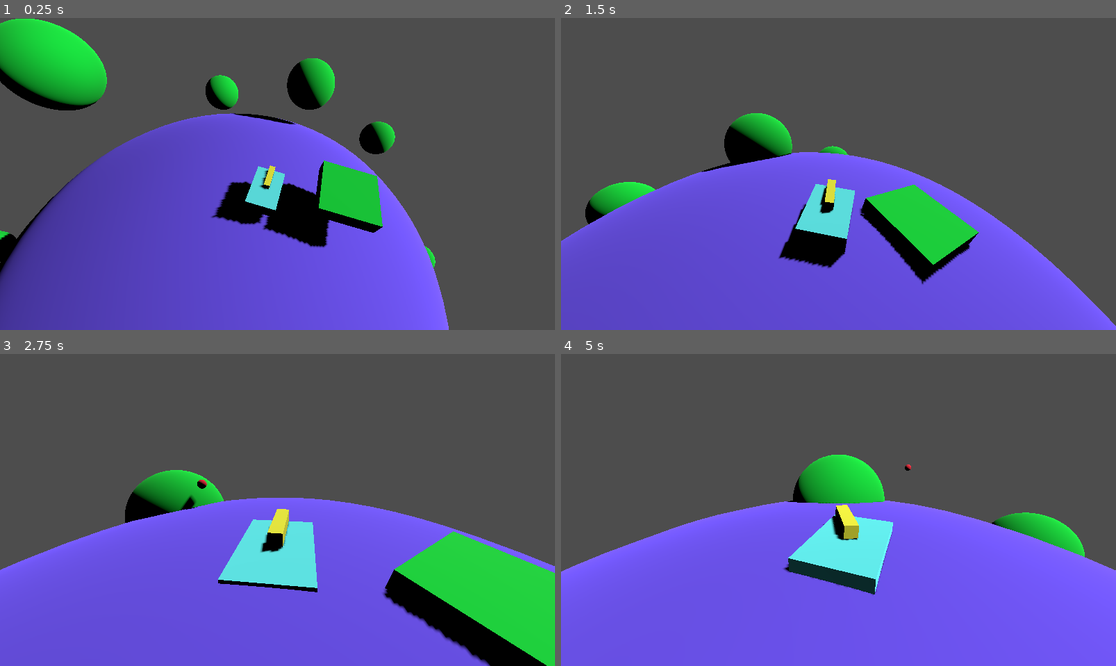
Above: before the commit, frames 1-4 (two rows, left to right).
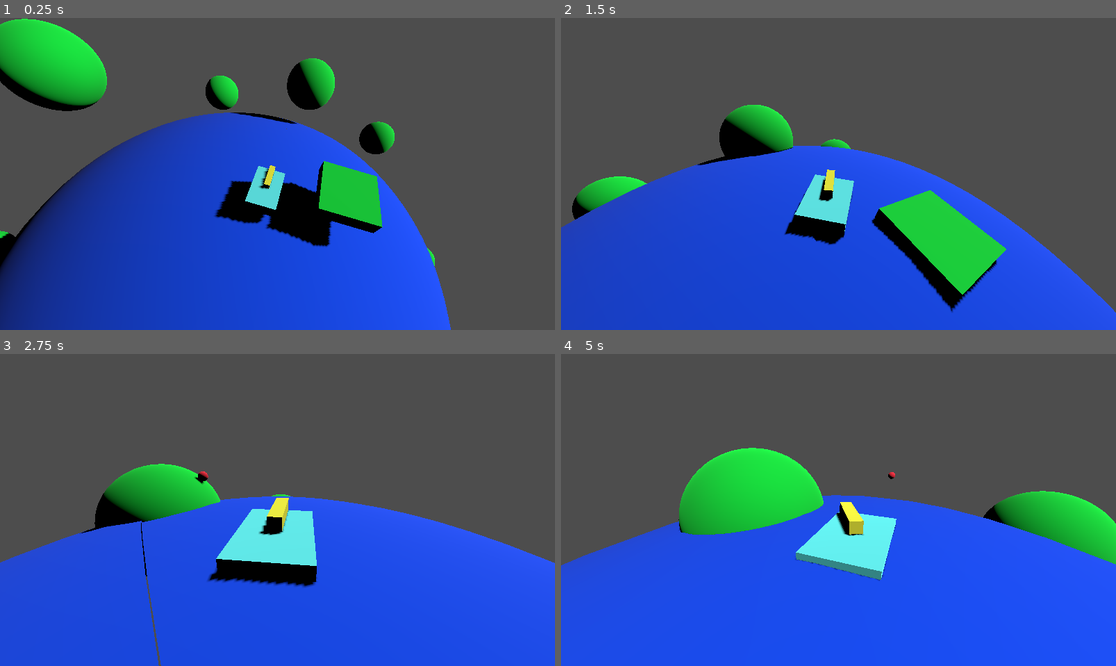
Above: after the commit, the same moments.

Repository: hhhhhhhh1233/BrokenBoat
Game: Godot game, scene res://Scenes/world.tscn
Two runs of this game, one before a commit and one after it. Both use one fixed random seed, a clock stepped at 60 frames per second and the inputs below.
Inputs:
- Up to frame 1 (0.25 s): no input
- Up to frame 2 (1.5 s): hold D (turn_right) 0.53-1.28 s; hold W (action) 0.53-1.28 s; hold A (turn_left) from 1.28 s (still down); tap R (swap) at 1.35 s
- Up to frame 3 (2.75 s): release A (turn_left) at 2.03 s; hold D (turn_right) from 2.03 s (still down); hold W (action) from 2.03 s (still down)
- Up to frame 4 (5 s): release W (action) at 2.78 s; tap R (swap) at 2.85, 4.35 s; release D (turn_right) at 3.53 s; hold W (action) 3.53-4.28 s; hold A (turn_left) from 3.53 s (still down)

The runs differ from the first frame. In frame 1, 39% of the frame differs, in the area x 0-82%, y 0-100%; in frame 2, 43%; in frame 3, 47%; in frame 4, 53%, in the area x 0-100%, y 30-100%.

Commit message:
Tweaked the boat and added a simple water shader

Diff:
--- a/Scenes/boat.tscn
+++ b/Scenes/boat.tscn
@@ -1,6 +1,7 @@
-[gd_scene load_steps=7 format=3 uid="uid://clqi06tcqv00"]
+[gd_scene load_steps=8 format=3 uid="uid://clqi06tcqv00"]
 
 [ext_resource type="Script" path="res://Scripts/Boat.gd" id="1_7w2cb"]
+[ext_resource type="PackedScene" uid="uid://dtlicthdq7c3l" path="res://Scenes/buoy_manager_component.tscn" id="2_0ex3f"]
 
 [sub_resource type="BoxShape3D" id="BoxShape3D_qheah"]
 size = Vector3(2, 1, 3)
@@ -22,8 +23,6 @@
 linear_damp = 1.0
 angular_damp = 1.0
 script = ExtResource("1_7w2cb")
-floatingPower = 150
-speed = 100
 
 [node name="CollisionShape3D" type="CollisionShape3D" parent="."]
 shape = SubResource("BoxShape3D_qheah")
@@ -31,20 +30,6 @@
 [node name="MeshInstance3D" type="MeshInstance3D" parent="."]
 mesh = SubResource("BoxMesh_lx8q8")
 surface_material_override/0 = SubResource("StandardMaterial3D_aoi60")
-
-[node name="Buoys" type="Node3D" parent="."]
-
-[node name="FrontLeftBuoy" type="Node3D" parent="Buoys"]
-transform = Transform3D(1, 0, 0, 0, 1, 0, 0, 0, 1, 1, 0, 1.5)
-
-[node name="FrontRightBuoy" type="Node3D" parent="Buoys"]
-transform = Transform3D(1, 0, 0, 0, 1, 0, 0, 0, 1, -1, 0, 1.5)
-
-[node name="BackLeftBuoy" type="Node3D" parent="Buoys"]
-transform = Transform3D(1, 0, 0, 0, 1, 0, 0, 0, 1, 1, 0, -1.5)
-
-[node name="BackRightBuoy" type="Node3D" parent="Buoys"]
-transform = Transform3D(1, 0, 0, 0, 1, 0, 0, 0, 1, -1, 0, -1.5)
 
 [node name="Cannon" type="Node3D" parent="."]
 transform = Transform3D(1, 0, 0, 0, 1, 0, 0, 0, 1, 0, 1, 0)
@@ -59,3 +44,24 @@
 
 [node name="CameraTarget" type="Node3D" parent="Cannon"]
 transform = Transform3D(-1, -1.73063e-15, -8.74228e-08, -3.06118e-08, 0.936691, 0.350158, 8.18881e-08, 0.350158, -0.936691, 0, 2.05252, -4.6124)
+
+[node name="BuoyManagerComponent" parent="." node_paths=PackedStringArray("rigidBody", "buoys") instance=ExtResource("2_0ex3f")]
+rigidBody = NodePath("..")
+buoys = [NodePath("Node3D"), NodePath("Node3D2"), NodePath("Node3D3"), NodePath("Node3D4")]
+gravityStrength = 90.0
+floatingStrength = 350.0
+airAngularDamp = 1.0
+waterLinearDamp = 1.0
+waterAngularDamp = 1.0
+
+[node name="Node3D" type="Node3D" parent="BuoyManagerComponent"]
+transform = Transform3D(1, 0, 0, 0, 1, 0, 0, 0, 1, 1, 0, 1.5)
+
+[node name="Node3D2" type="Node3D" parent="BuoyManagerComponent"]
+transform = Transform3D(1, 0, 0, 0, 1, 0, 0, 0, 1, 1, 0, -1.5)
+
+[node name="Node3D3" type="Node3D" parent="BuoyManagerComponent"]
+transform = Transform3D(1, 0, 0, 0, 1, 0, 0, 0, 1, -1, 0, -1.5)
+
+[node name="Node3D4" type="Node3D" parent="BuoyManagerComponent"]
+transform = Transform3D(1, 0, 0, 0, 1, 0, 0, 0, 1, -1, 0, 1.5)
--- a/Scenes/world.tscn
+++ b/Scenes/world.tscn
@@ -1,15 +1,23 @@
-[gd_scene load_steps=11 format=3 uid="uid://ctqjn8vw0rrtv"]
+[gd_scene load_steps=14 format=3 uid="uid://ctqjn8vw0rrtv"]
 
 [ext_resource type="Script" path="res://Scripts/PlayerCamera.gd" id="1_sifjy"]
 [ext_resource type="PackedScene" uid="uid://dtlicthdq7c3l" path="res://Scenes/buoy_manager_component.tscn" id="2_5v8jn"]
+[ext_resource type="Shader" path="res://water.gdshader" id="2_cedjs"]
 [ext_resource type="PackedScene" uid="uid://clqi06tcqv00" path="res://Scenes/boat.tscn" id="3_6vajj"]
 
 [sub_resource type="SphereMesh" id="SphereMesh_ngjam"]
 radius = 30.0
 height = 60.0
 
-[sub_resource type="StandardMaterial3D" id="StandardMaterial3D_h0jcn"]
-albedo_color = Color(0.443137, 0.329412, 1, 1)
+[sub_resource type="FastNoiseLite" id="FastNoiseLite_k1opo"]
+
+[sub_resource type="NoiseTexture2D" id="NoiseTexture2D_k67ua"]
+noise = SubResource("FastNoiseLite_k1opo")
+
+[sub_resource type="ShaderMaterial" id="ShaderMaterial_we77g"]
+render_priority = 0
+shader = ExtResource("2_cedjs")
+shader_parameter/wave = SubResource("NoiseTexture2D_k67ua")
 
 [sub_resource type="BoxMesh" id="BoxMesh_aoduy"]
 size = Vector3(4, 1, 4)
@@ -40,7 +48,7 @@
 [node name="Planet" type="MeshInstance3D" parent="."]
 mesh = SubResource("SphereMesh_ngjam")
 skeleton = NodePath("")
-surface_material_override/0 = SubResource("StandardMaterial3D_h0jcn")
+surface_material_override/0 = SubResource("ShaderMaterial_we77g")
 
 [node name="Features" type="Node3D" parent="."]
 
--- a/Scripts/Boat.gd
+++ b/Scripts/Boat.gd
@@ -1,16 +1,8 @@
 extends RigidBody3D
 
 var planet
-var buoys
 
-#@export var underWaterDrag = 3
-#@export var underWaterAngularDrag = 1
-#@export var airDrag = 1
-#@export var airAngularDrag = 3
-@export var floatingPower = 120
-@export var gravityPower = 30
-@export var planetRadius = 30
-@export var speed = 60
+@export var speed = 150
 
 var bullet = preload("res://Scenes/bullet.tscn")
 
@@ -22,7 +14,6 @@
 
 func _ready():
 	planet = get_node("../Planet")
-	buoys = $Buoys.get_children()
 
 var shipState = ShipState.STEERING
 
@@ -53,14 +44,3 @@
 			instance.global_transform = $Cannon/BulletSpawn.global_transform
 			instance.apply_impulse(10 * $Cannon/BulletSpawn.global_transform.basis.z)
 			instance.reparent(get_node(".."))
-
-	for buoy in buoys:
-		# Gravity that tugs each floater point towards the gravitational center
-		apply_force(-planetNormal.normalized() * gravityPower, buoy.global_position)
-
-		# Calculate if the floater points are in the water
-		var difference = (buoy.global_position - planet.global_position).length() - planetRadius
-
-		# If it's less the difference is less than zero then that means the point is under water so apply an upward force
-		if difference < 0:
-			apply_force(planetNormal.normalized() * floatingPower * abs(difference), buoy.global_position)
--- /dev/null
+++ b/water.gdshader
@@ -0,0 +1,12 @@
+shader_type spatial;
+
+uniform sampler2D wave;
+
+void vertex() {
+	float height = texture(wave, UV * (TIME / 10.0)).r;
+	VERTEX += normalize(VERTEX) * (height / 3.0);
+}
+
+void fragment() {
+	ALBEDO = vec3(0,0.3,1);
+}
--- /dev/null
+++ b/waterTest.tscn
@@ -0,0 +1,19 @@
+[gd_scene load_steps=6 format=3 uid="uid://dlif3ysgorwkh"]
+
+[ext_resource type="Shader" path="res://water.gdshader" id="1_tlww8"]
+
+[sub_resource type="SphereMesh" id="SphereMesh_6svoj"]
+
+[sub_resource type="FastNoiseLite" id="FastNoiseLite_jae7q"]
+
+[sub_resource type="NoiseTexture2D" id="NoiseTexture2D_26y0f"]
+noise = SubResource("FastNoiseLite_jae7q")
+
+[sub_resource type="ShaderMaterial" id="ShaderMaterial_fir7b"]
+render_priority = 0
+shader = ExtResource("1_tlww8")
+shader_parameter/wave = SubResource("NoiseTexture2D_26y0f")
+
+[node name="MeshInstance3D" type="MeshInstance3D"]
+mesh = SubResource("SphereMesh_6svoj")
+surface_material_override/0 = SubResource("ShaderMaterial_fir7b")
